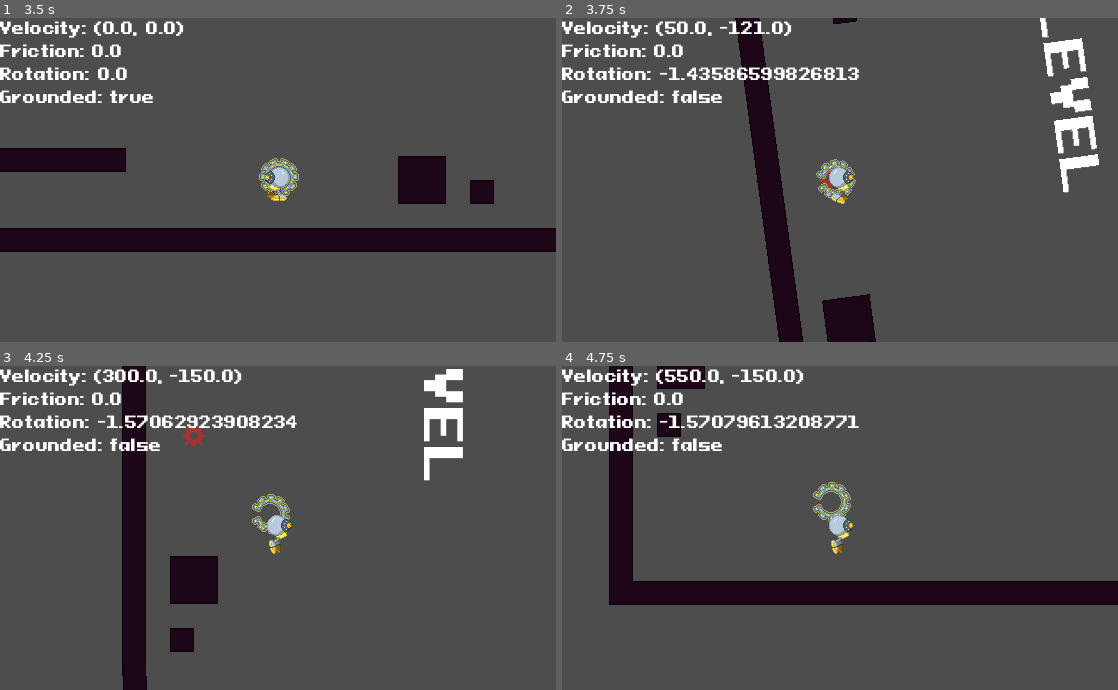
Above: before the commit, frames 1-4 (two rows, left to right).
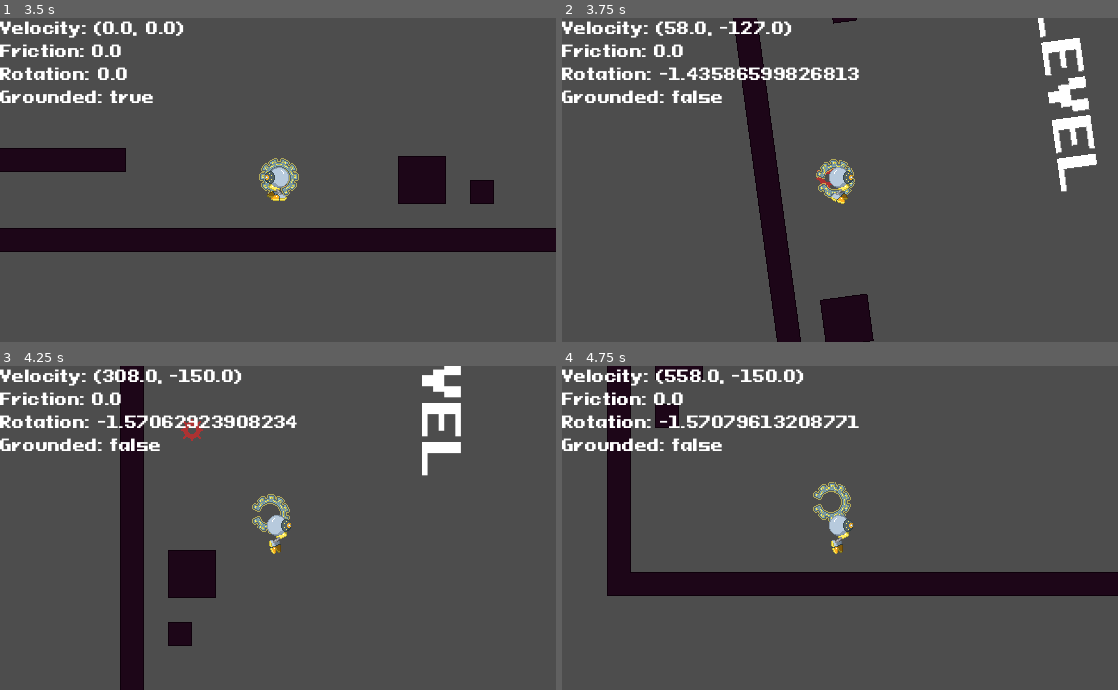
Above: after the commit, the same moments.

Repository: jakecolon3/cogwork
Game: Godot game, scene res://scenes/main.tscn
Same seed, same stepped clock (60 frames per second), same inputs: the game is played once before the commit and once after it.
Inputs:
- Up to frame 1 (3.5 s): click "START" at 0.5 s; tap Enter at 1.25 s; hold Right (move_right) 1.28-2.78 s; tap X (interact) at 1.35, 2.1, 2.85 s; tap Space (jump) at 1.52, 2.27 s; hold Left (move_left) from 2.78 s (still down)
- Up to frame 2 (3.75 s): release Left (move_left) at 3.53 s; hold Right (move_right) from 3.53 s (still down); tap X (interact) at 3.6 s
- Up to frame 3 (4.25 s): keep holding Right (move_right); tap Space (jump) at 3.77 s
- Up to frame 4 (4.75 s): keep holding Right (move_right); tap X (interact) at 4.35 s; tap Space (jump) at 4.52 s

Frame 1 is identical in both runs. In frame 2, 2.0% of the frame differs, in the area x 20-97%, y 0-100%; in frame 3, 2.5%; in frame 4, 5.9%, in the area x 8-100%, y 0-74%.

Commit message:
reworked interact system

Diff:
--- /dev/null
+++ b/scenes/interactable.tscn
@@ -0,0 +1,17 @@
+[gd_scene format=3 uid="uid://jsaelfu4srsk"]
+
+[ext_resource type="Script" uid="uid://cr8vlkgemm3i6" path="res://script/interactable.gd" id="1_56v82"]
+
+[sub_resource type="RectangleShape2D" id="RectangleShape2D_6w6ra"]
+size = Vector2(8, 8)
+
+[node name="Interactable" type="Area2D" unique_id=1859719531]
+collision_layer = 4
+script = ExtResource("1_56v82")
+
+[node name="CollisionShape2D" type="CollisionShape2D" parent="." unique_id=1142049558]
+shape = SubResource("RectangleShape2D_6w6ra")
+debug_color = Color(0, 0.6498387, 0.050940625, 0.41960785)
+
+[connection signal="body_entered" from="." to="." method="_on_body_entered"]
+[connection signal="body_exited" from="." to="." method="_on_body_exited"]
--- a/scenes/platform_rotator.tscn
+++ b/scenes/platform_rotator.tscn
@@ -4,7 +4,7 @@
 [ext_resource type="Texture2D" uid="uid://1hwhqktu83f2" path="res://sprite/temp-interactable-tiles.png" id="2_kk7jc"]
 
 [sub_resource type="RectangleShape2D" id="RectangleShape2D_6w6ra"]
-size = Vector2(64, 64)
+size = Vector2(16, 16)
 
 [sub_resource type="AtlasTexture" id="AtlasTexture_drex8"]
 atlas = ExtResource("2_kk7jc")
@@ -22,6 +22,7 @@
 }]
 
 [node name="PlatformRotator" type="Area2D" unique_id=1681111025]
+collision_layer = 4
 script = ExtResource("2_4w2xs")
 
 [node name="CollisionShape2D" type="CollisionShape2D" parent="." unique_id=226253901]
--- a/scenes/player.tscn
+++ b/scenes/player.tscn
@@ -373,6 +373,9 @@
 "speed": 15.0
 }]
 
+[sub_resource type="RectangleShape2D" id="RectangleShape2D_y4kfo"]
+size = Vector2(96, 96)
+
 [node name="Player" type="CharacterBody2D" unique_id=323791644]
 floor_stop_on_slope = false
 floor_constant_speed = true
@@ -407,5 +410,14 @@
 sprite_frames = SubResource("SpriteFrames_6w6ra")
 animation = &"idle"
 
+[node name="InteractArea" type="Area2D" parent="." unique_id=2001001669]
+collision_mask = 4
+
+[node name="InteractCollisionArea" type="CollisionShape2D" parent="InteractArea" unique_id=718043945]
+shape = SubResource("RectangleShape2D_y4kfo")
+debug_color = Color(0.195196, 0.6418443, 0, 0.41960785)
+
 [connection signal="body_entered" from="Collisions" to="." method="_on_collisions_body_entered"]
 [connection signal="animation_finished" from="PlayerSprite" to="." method="_on_player_sprite_animation_finished"]
+[connection signal="area_entered" from="InteractArea" to="." method="_on_interact_area_area_entered"]
+[connection signal="area_exited" from="InteractArea" to="." method="_on_interact_area_area_exited"]
--- a/scenes/rotator.tscn
+++ b/scenes/rotator.tscn
@@ -4,7 +4,7 @@
 [ext_resource type="Texture2D" uid="uid://1hwhqktu83f2" path="res://sprite/temp-interactable-tiles.png" id="2_wqnld"]
 
 [sub_resource type="RectangleShape2D" id="RectangleShape2D_6w6ra"]
-size = Vector2(64, 64)
+size = Vector2(16, 16)
 
 [sub_resource type="AtlasTexture" id="AtlasTexture_mlc4y"]
 atlas = ExtResource("2_wqnld")
@@ -22,6 +22,7 @@
 }]
 
 [node name="Rotator" type="Area2D" unique_id=1681111025]
+collision_layer = 4
 script = ExtResource("1_wqnld")
 
 [node name="CollisionShape2D" type="CollisionShape2D" parent="." unique_id=226253901]
--- /dev/null
+++ b/script/interactable.gd
@@ -0,0 +1,26 @@
+extends Area2D
+class_name Interactable
+
+signal player_entered
+signal player_exited
+
+@export var sprite: AnimatedSprite2D
+
+
+func _ready() -> void:
+    sprite.reparent(self)
+
+
+func _process(delta: float) -> void:
+    pass
+
+
+
+func _on_body_entered(body: Node2D) -> void:
+    if body is Player:
+        emit_signal("player_entered")
+
+
+func _on_body_exited(body: Node2D) -> void:
+    if body is Player:
+        emit_signal("player_exited")
--- a/script/player.gd
+++ b/script/player.gd
@@ -25,6 +25,8 @@
 var respawn_location : Vector2
 var position_buffer  : Array[Vector2]
 var gear_sprite      : AnimatedSprite2D
+var can_interact     : bool
+var interactable     : Interactable
 
 
 func _ready() -> void:
@@ -69,13 +71,22 @@
     gear_sprite.set_deferred("position", position)
 
 
+func interact() -> void:
+    if not can_interact:
+        return
+    if interactable is Rotator:
+        var rotator := interactable as Rotator
+        rotator_interact(rotator)
+
+
 func rotator_interact(rotator: Rotator) -> void:
     if attached:
         attached = false
-        return
-    print("attached")
-    attached    = true
-    attached_to = rotator
+        (attached_to as Rotator).detach()
+    else:
+        attached    = true
+        attached_to = rotator
+        rotator.attach(self)
 
 
 func _physics_process(delta: float) -> void:
@@ -90,11 +101,21 @@
     else:
         gear_sprite.set_deferred("position", position)
 
+    if Input.is_action_just_pressed("interact"):
+        interact()
+
+
     if attached:
+        position = position.lerp(attached_to.position, LERP_SPEED * delta)
+        velocity = Vector2.ZERO
+        if Input.is_action_just_pressed("move_right"):
+            attached_to.right_action()
+        elif Input.is_action_just_pressed("move_left"):
+            attached_to.left_action()
         return
+
     debug_inputs()
     right_vec = gravity_direction.orthogonal()
-
 
     if not is_on_floor():
         if $PlayerSprite.animation != "jump":
@@ -162,3 +183,15 @@
 func _on_player_sprite_animation_finished() -> void:
     if $PlayerSprite.animation == "start_walk":
         $PlayerSprite.play("walk")
+
+
+func _on_interact_area_area_entered(area: Area2D) -> void:
+    print("can interact with ", area)
+    interactable = area
+    can_interact = true
+
+
+func _on_interact_area_area_exited(area: Area2D) -> void:
+    print(area, " left interact range")
+    interactable = null
+    can_interact = false
--- a/script/rotator.gd
+++ b/script/rotator.gd
@@ -1,13 +1,13 @@
-extends Area2D
+extends Interactable
 class_name Rotator
 
-var interactable: bool
 var attached    : bool = false
 var player      : Player
 
 
 func _ready() -> void:
-    interactable = false
+    set_collision_layer_value(1, false)
+    set_collision_layer_value(3, true)
 
 
 func left_action() -> void:
@@ -18,34 +18,11 @@
     player.gravity_direction = player.gravity_direction.rotated(3 * PI / 2)
 
 
-func rotate_player() -> void:
-    if Input.is_action_just_pressed("move_left"):
-        left_action()
-    if Input.is_action_just_pressed("move_right"):
-        right_action()
+func detach() -> void:
+    attached = false
+    player = null
 
 
-func _process(delta: float) -> void:
-    if Input.is_action_just_pressed("interact") and interactable:
-        var bodies := get_overlapping_bodies()
-        for body in bodies:
-            if body.name == "Player":
-                player = body as Player
-                attached = !attached
-                break
-        if player:
-            player.rotator_interact(self)
-    if attached:
-        player.position = player.position.lerp(position, player.LERP_SPEED * delta)
-        player.velocity = Vector2.ZERO
-        rotate_player()
-
-
-func _on_body_entered(body: Node2D) -> void:
-    if body.name == "Player":
-        interactable = true
-
-
-func _on_body_exited(body: Node2D) -> void:
-    if body.name == "Player":
-        interactable = false
+func attach(to: Player) -> void:
+    attached = true
+    player = to
Not shown, added: script/interactable.gd.uid
